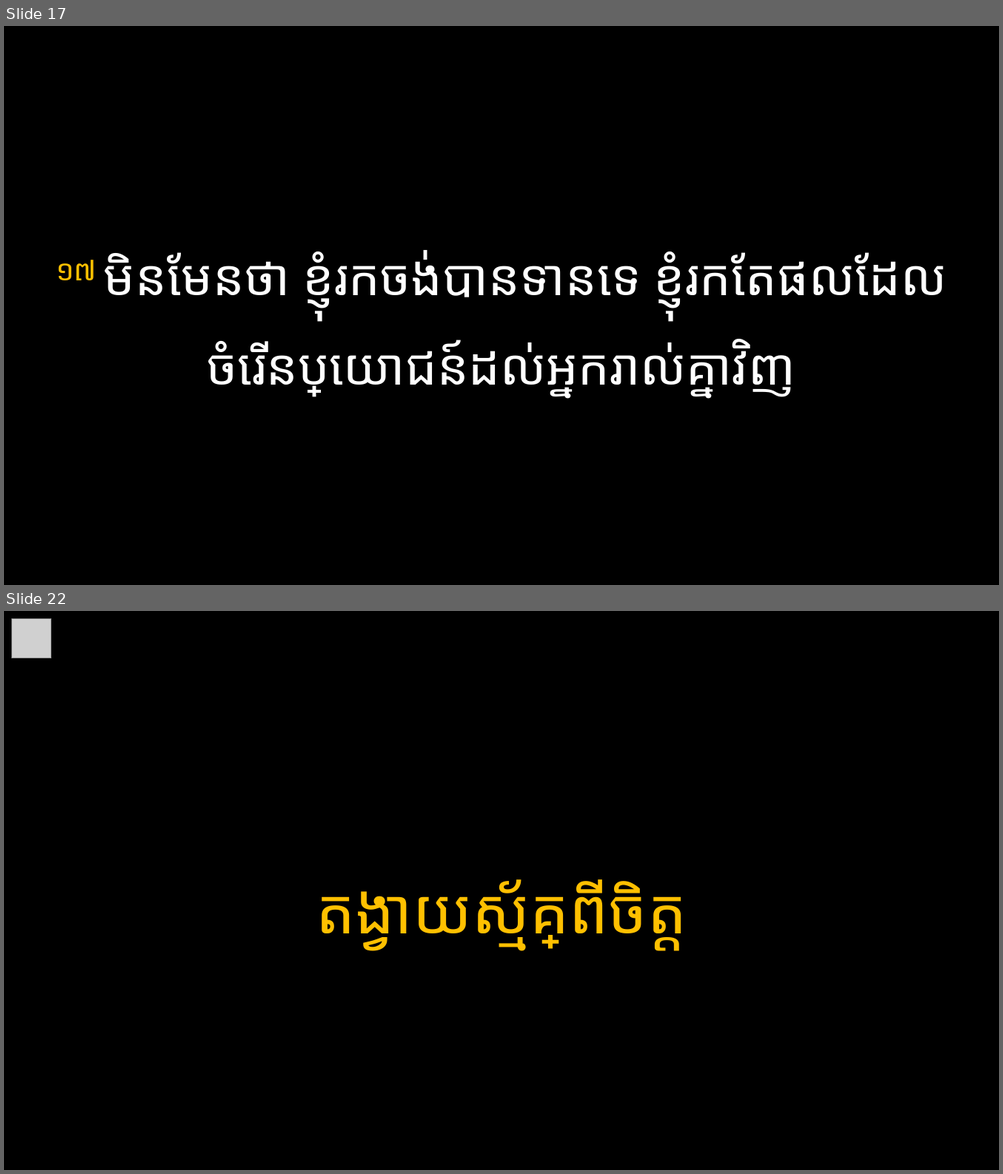
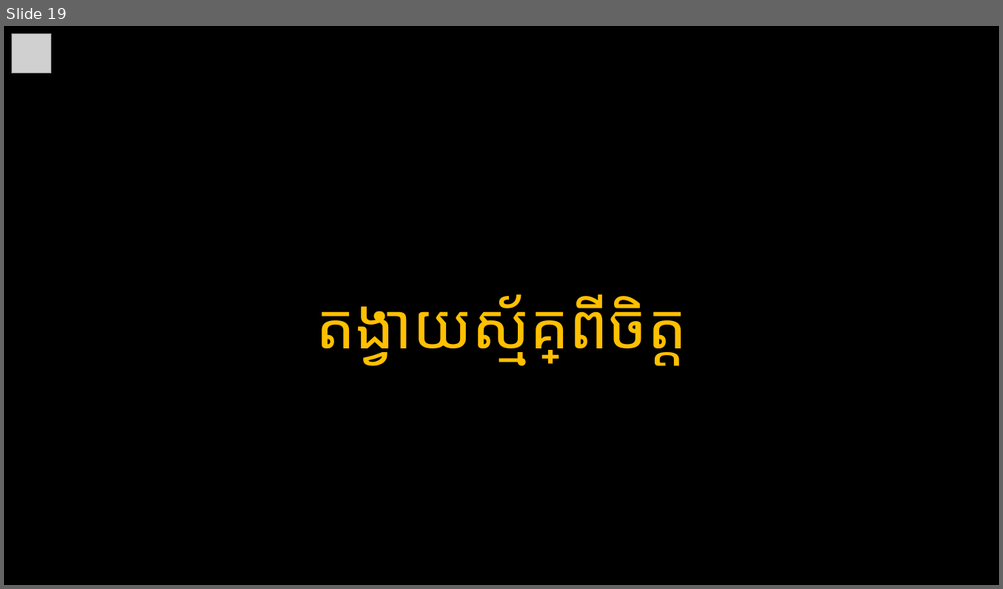
Before and after one commit to phearak2003/youth_worship, a slide deck: Youth Worship.pptx. Shown one above the other, each under a label of ours: slides 17 and 22 before the commit, slide 19 after it; the slides between them are not shown. The pictures are 1003x1174 and 1003x589 pixels, drawn with LibreOffice and Linux fonts; fonts in the diff are those of the drawing; grey boxes stand for pictures. Boxes give left, top, right and bottom in pixels: in the first picture for what was removed or moved away, otherwise in the second. Text is boxed around its words. In the diff, an @@ line names an element or a change of style, - is before the commit and + after.

```diff
--- a/Youth Worship.pptx
+++ b/Youth Worship.pptx
@@ slide 17 removed at [4, 26, 999, 585], background #000000 @@
@@ title removed at [56, 250, 947, 398] @@
-១៧ មិនមែនថា ខ្ញុំរកចង់បានទានទេ ខ្ញុំរកតែផលដែលចំរើនប្រយោជន៍ដល់អ្នករាល់គ្នាវិញ
@@ what was slide 22 is now slide 19 @@
```
Also in this commit, not shown: 29 slides changed, 4 slides added, 7 other slides removed.
